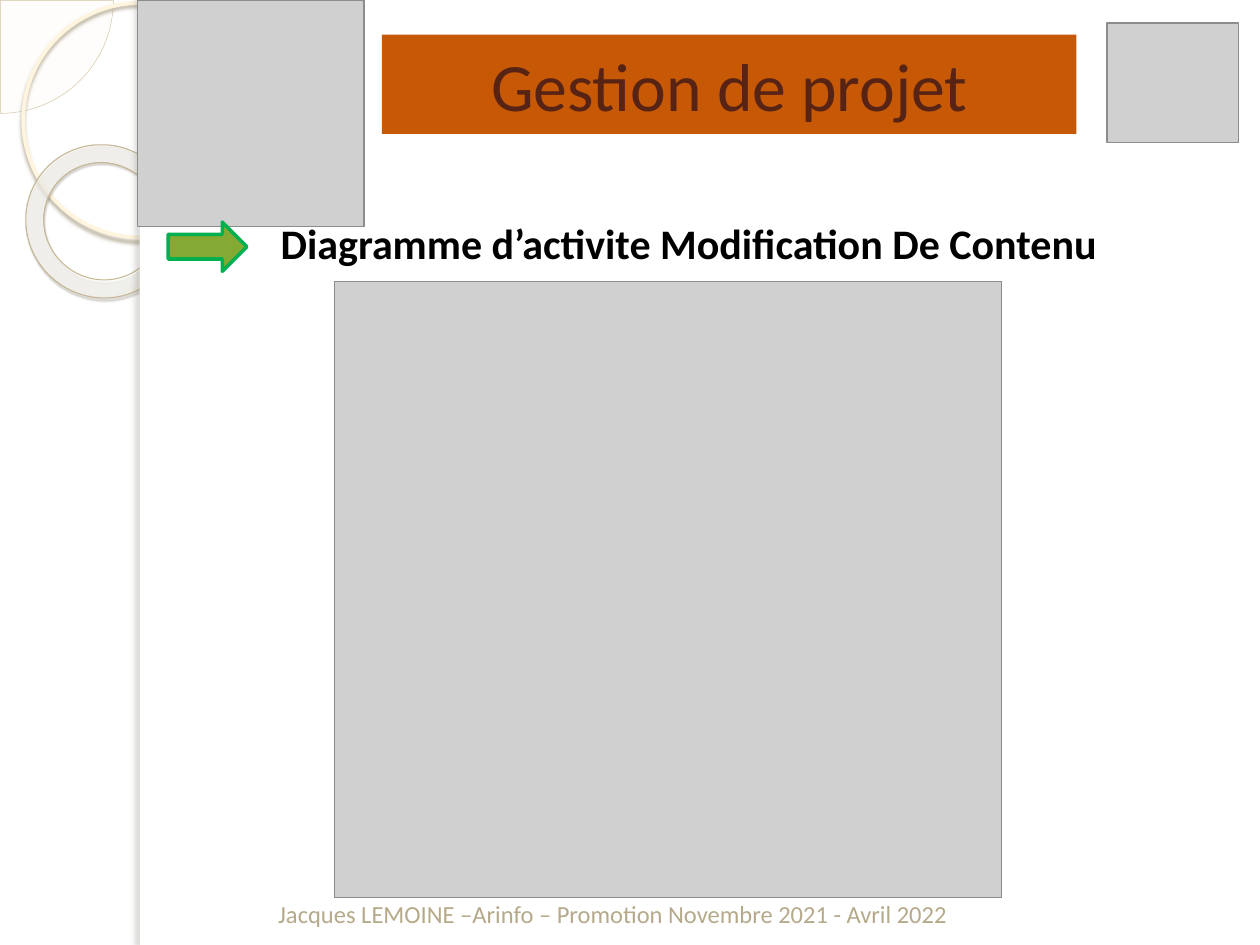
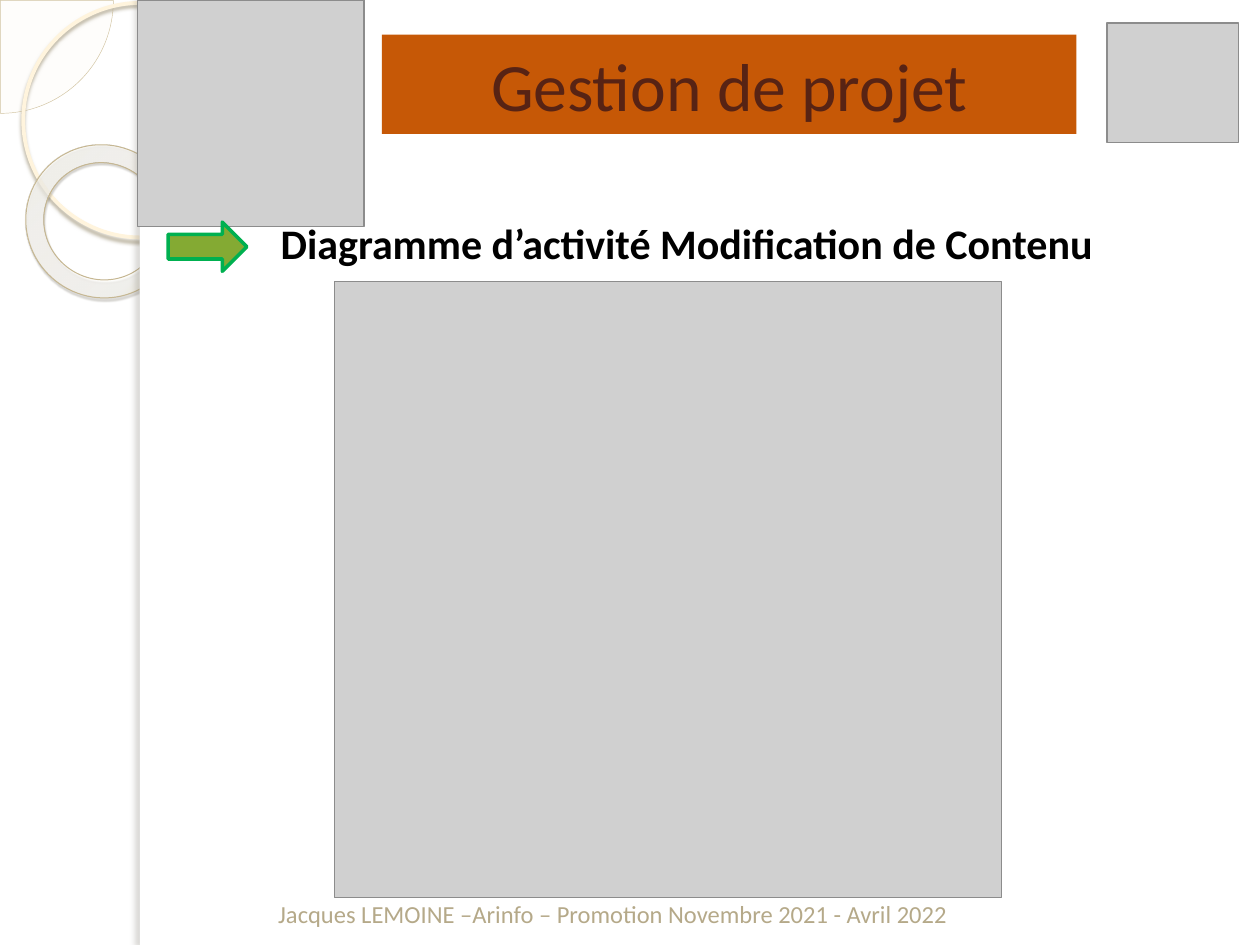
Before and after one commit to jacquesLemoine44/AssociationPaulGreen, a slide deck: slide 14 of DocumentationsProjet/Jacques.Lemoine-Présentation.pptx. Drawn at 1260x945 pixels with LibreOffice and Linux fonts; fonts in the diff are those of the drawing; grey boxes stand for pictures; background and template pictures are left out. Boxes give left, top, right and bottom in pixels: in the first picture for what was removed or moved away, otherwise in the second. Text is boxed around its words. In the diff, an @@ line names an element or a change of style, - is before the commit and + after.

```diff
--- a/DocumentationsProjet/Jacques.Lemoine-Présentation.pptx
+++ b/DocumentationsProjet/Jacques.Lemoine-Présentation.pptx
@@ text at (x1=281, y1=225, x2=1092, y2=266): text changed @@
-Diagramme d’activite Modification De Contenu
+Diagramme d’activité Modification de Contenu
```
Also in this commit, not shown: 10 other slides changed, 17 slides added, 30 other files.
